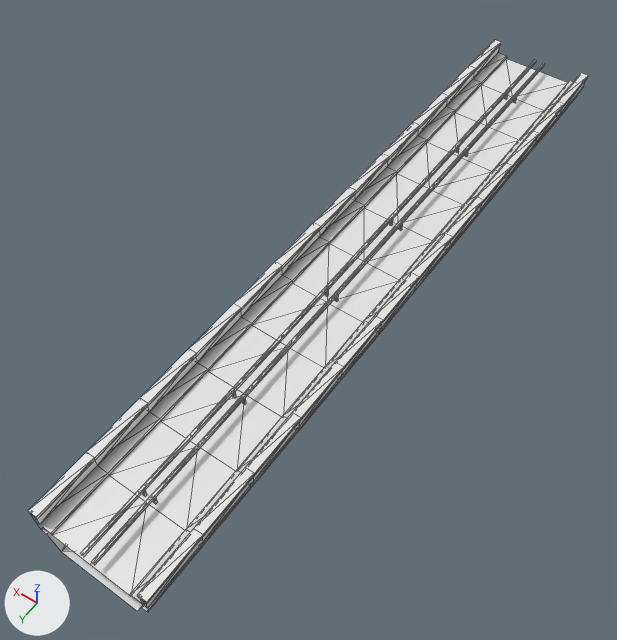
Two versions of the OBJ model Resources/Meshes/Elevated_Pavement.obj, one commit apart.
Camera for both pictures: a 50 mm lens placed at (-23.9, 41.3, 52.6), pointed at (1.5, 5.8, -3.2). The lights are fixed; the arrows at lower left show +X, +Y and +Z. Mesh edges are drawn as thin lines. Where no turn or scale is listed for an object, it has been applied to the vertices.

Names of what the first picture shows: 'Elevated_Pavement'.
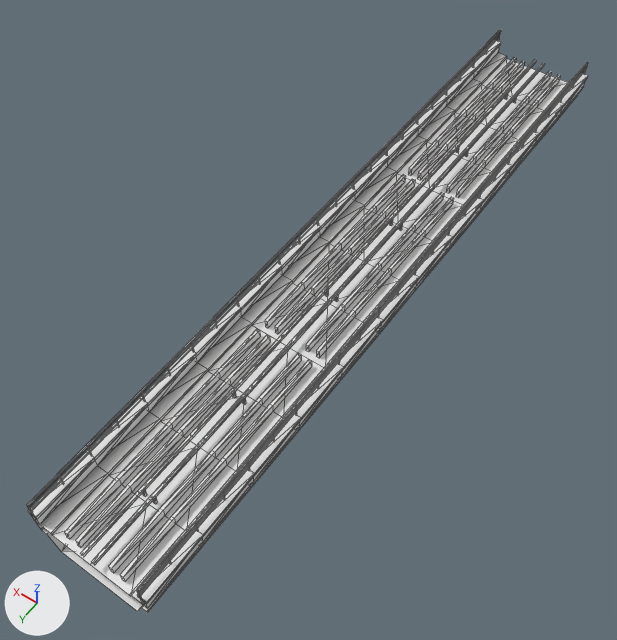
The change, as a diff of the scene's bpy script:
```diff
--- a/Resources/Meshes/Elevated_Pavement.obj.py
+++ b/Resources/Meshes/Elevated_Pavement.obj.py
@@ me_elevated_pavement @@
 # used by ob_elevated_pavement; location = (0.0, 0.0, 0.0)
-me_elevated_pavement.from_pydata(...)  # 577 vertices, 936 faces; spans x -5.2..5.2, y -32.0..32.0, z -3.0..1.3
+me_elevated_pavement.from_pydata(...)  # 1351 vertices, 2016 faces; spans x -5.2..5.2, y -32.0..32.0, z -3.0..2.7
+# me_elevated_pavement part 1: 774 vertices added at x -4.8..4.8, y -32.0..32.0, z -0.3..2.7
```

Pixel boxes [x1, y1, x2, y2] of what changed, in the pictures (617 x 640 px):
'Elevated_Pavement', reshaped
    before: [28, 40, 588, 613]
    after: [27, 30, 588, 613]
part 1 of me_elevated_pavement, added
    after: [27, 30, 588, 599]
